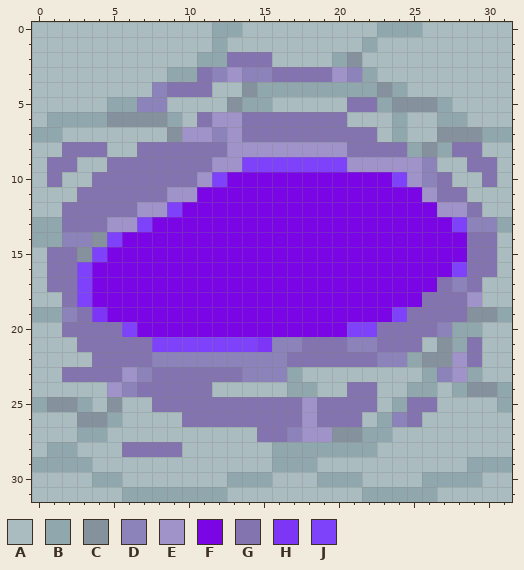
A pixel-art sprite gets an edit: NuclearThroneUltraMod/sprites/sprFloor106/layers/363e55b3-19b6-4424-9eee-0e825d0cff9e/7cf1c031-0b3a-4271-a471-2176a690bb76.png. The picture above was drawn from the file before the commit.
The file is 32x32 pixels.
Palette (. is transparent): A #aabcc0  B #90a7ad  C #85929d  D #8b83ba  E #a093c9  F #7a06e5  G #8373ae  H #7d35f6  J #7d42fa
Pixels before, first column x 0:
 0 AAAAAAAAAAAABBAAAAAAAAABBBAAAAAA
 1 AAAAAAAAAAAABAAAAAAAAABAAAAAAAAA
 2 AAAAAAAAAAABBGGGAAAABCAAAAAAAAAA
 3 AAAAAAAAABBGDEDDGGGGEDBAAAAAAAAA
 4 AAAAAAAADGGGAACBBBBBBBBCBAAAAAAA
 5 AAAAABBDDAAAACBBAAAAAGGBCCCBAAAA
 6 ABBBBCCCCBAGEEGGGGGGGAAABAABBAAA
 7 BBAAAAAAACEEDEGGGGGGGGGABAACCCBB
 8 AAGGGAAGGGGGGEEEEEEEEGGGGBCBGGAA
 9 AGGAAGGGGGGGEEJJJJJJJEEEEEDAAGGA
10 AGAAGGGGGGGEJFFFFFFFFFFFJEDGAAGA
11 AAAGGGGGGEEFFFFFFFFFFFFFFFEGGAAA
12 AAGGGGGEEJFFFFFFFFFFFFFFFFFEEGAA
13 BBGGGEEJFFFFFFFFFFFFFFFFFFFFJDDB
14 BBDDCJFFFFFFFFFFFFFFFFFFFFFFFGGA
15 AGGCJFFFFFFFFFFFFFFFFFFFFFFFFGGA
16 AGGJFFFFFFFFFFFFFFFFFFFFFFFFJGGA
17 AGGJFFFFFFFFFFFFFFFFFFFFFFFGDGAA
18 AAGJFFFFFFFFFFFFFFFFFFFFFFGGGEAA
19 BBDGHFFFFFFFFFFFFFFFFFFFJGGGGCCB
20 AAGGGGJFFFFFFFFFFFFFFJJGGGGDBBAA
21 AAAGGGGGJJJJJJJHDDGGGDDGGGACBGAA
22 AAAAGGGGDDDDDDDDDGGGGGGDDBCCEGAA
23 AAGGGGEDGGGGGGDDDBAAAAAAAABDEBAA
24 AAAAAEDGGGGGAAAAABBAAGGAABBABCCB
25 BCCBACAAGGGGGGGGGGEGGGGABGGAAAAB
26 AAACCBAAAAGGGGGGGGEGGGABDGAAAAAA
27 AAABBAAAAAAAAAAGGDEECCBBAAAAAAAA
28 ABBAAAGGGGAAAAAABBBBBBBAAAAAAAAA
29 BBBBAAAAAAAAAAAABBBAAAAAAAAAABBB
30 AAAABBAAAAAAABBBAAABBBAAAABBBBAA
31 AAAAAABBBBBBBAAAAAAAAABBBBBAAAAA
The result:
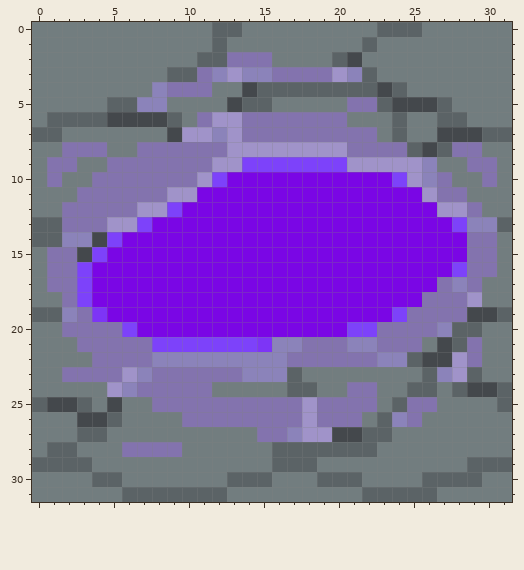
Edits made:
colour A: #aabcc0 -> #727d7f
colour B: #90a7ad -> #5b6366
colour C: #85929d -> #44484c
Boxes around the changes in both pictures, in picture pixels (x1, y1, x2, y2):
changed: (32, 22, 512, 502)
